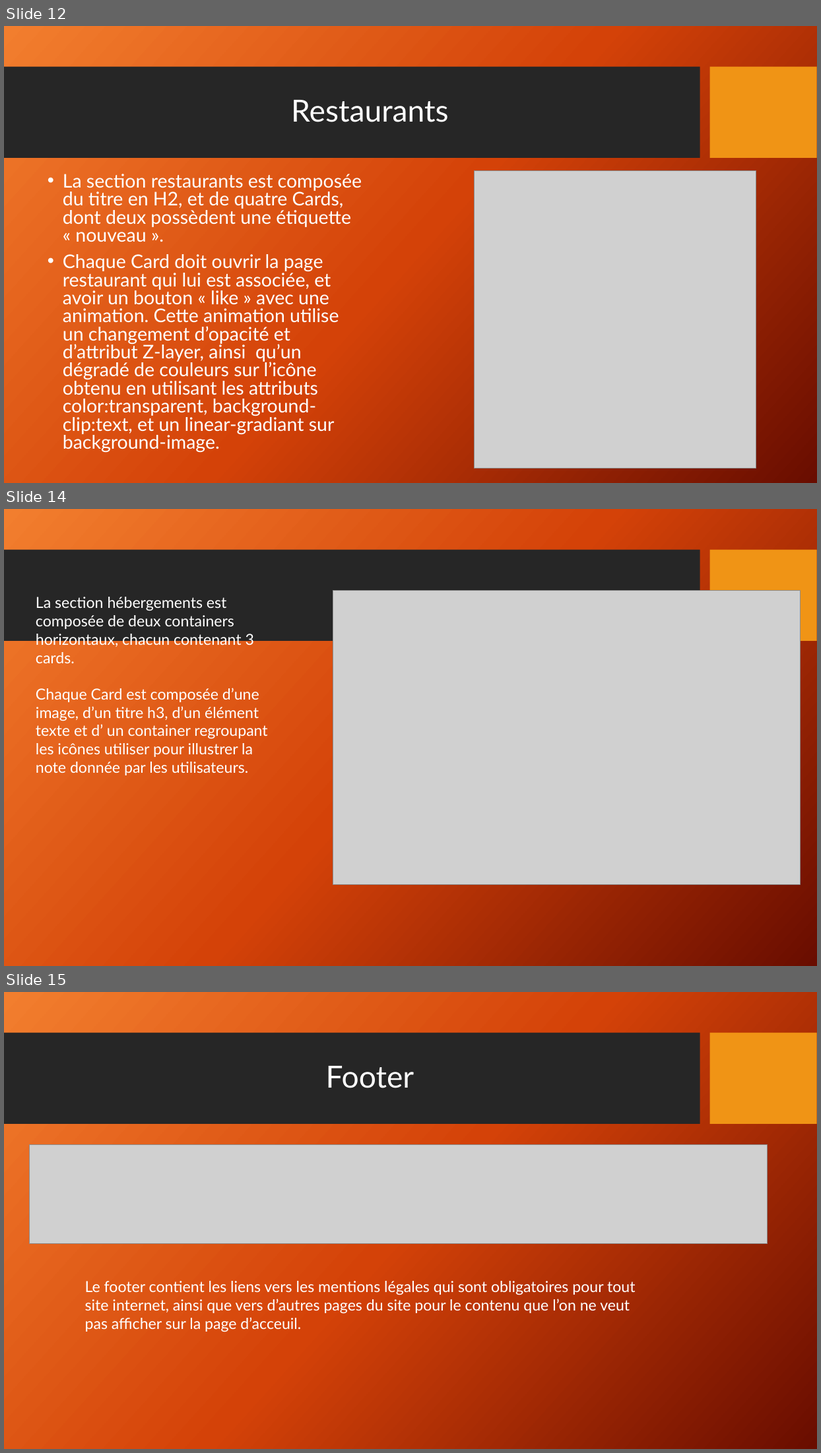
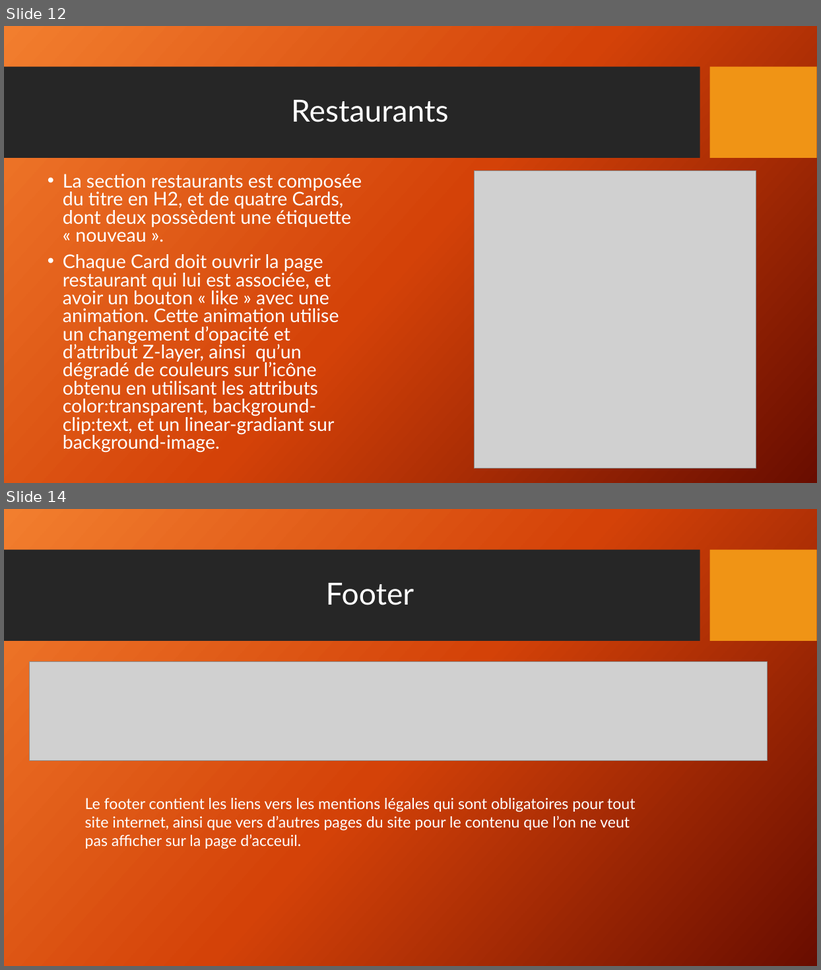
Before and after one commit to JulienRebillon/OP-P3, a slide deck: Présentation Projet 3.pptx. Shown one above the other, each under a label of ours: slides 12, 14 and 15 before the commit, slides 12 and 14 after it; the slides between them are not shown. The pictures are 821x1453 and 821x970 pixels, drawn with LibreOffice and Linux fonts; fonts in the diff are those of the drawing; grey boxes stand for pictures; background and template pictures are left out. Boxes give left, top, right and bottom in pixels: in the first picture for what was removed or moved away, otherwise in the second. Text is boxed around its words. In the diff, an @@ line names an element or a change of style, - is before the commit and + after.

```diff
--- a/Présentation Projet 3.pptx
+++ b/Présentation Projet 3.pptx
@@ slide 14 removed at box(4, 509, 817, 966), background picture (left out); not listed: 2 template elements that a slide beside it also shows @@
@@ text removed at box(36, 597, 267, 776) @@
-La section hébergements est composée de deux containers horizontaux, chacun contenant 3 cards.
-Chaque Card est composée d’une image, d’un titre h3, d’un élément texte et d’ un container regroupant les icônes utiliser pour illustrer la note donnée par les utilisateurs.
@@ picture removed at box(333, 590, 800, 885) @@
@@ what was slide 15 is now slide 14 @@
```
Also in this commit, not shown: 5 slides changed, 1 slide added, 1 other slide removed, 4 other files.
